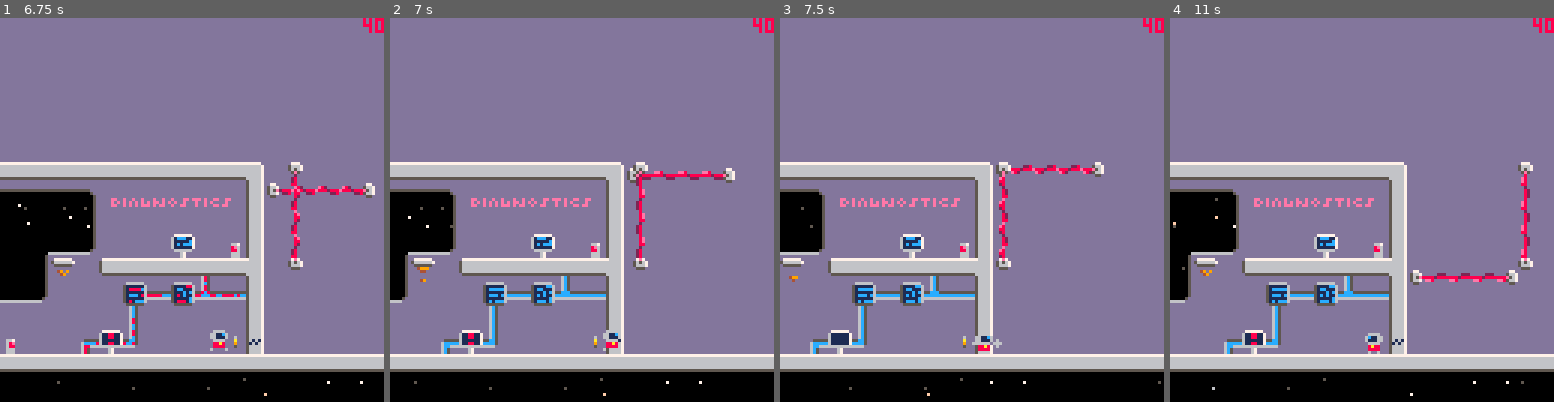
Above: before the commit, frames 1-4 (left to right).
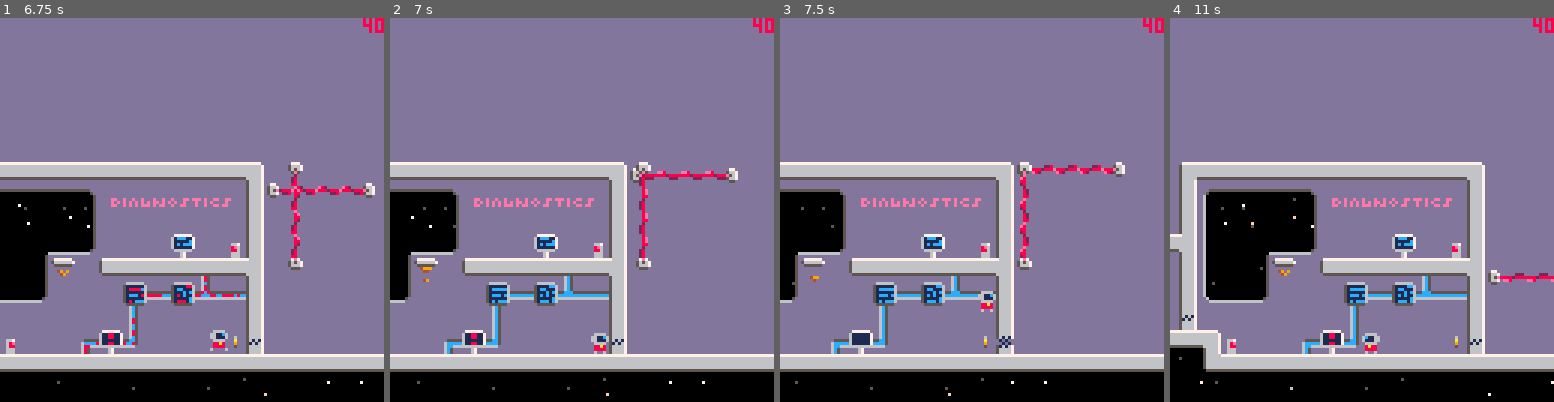
Above: after the commit, the same moments.

Repository: jgradim/gameoff-2020
Game: PICO-8 cartridge moonshot.p8
Two runs of this game, one before a commit and one after it. Both use one fixed random seed, a clock stepped at 60 frames per second and the inputs below.
Inputs:
- Up to frame 1 (6.75 s): tap X (X key) at 0.33, 1.07, 1.85, 2.97, 4.08, 5.2, 6.32 s; tap O (Z key) at 0.7, 1.7, 2.1, 2.5, 2.9, 3.3, 3.7, 4.1, 4.5, 4.9, 5.3, 5.7, 6.1, 6.5 s; hold Right 1.6-2.1 s; hold Up 2.15-2.42 s; hold Right 2.47-3.03 s; hold Left 3.08-3.58 s; hold Down 3.63-3.97 s; hold Right 4.02-4.68 s; hold Up 4.73-5.03 s; hold Left 5.08-5.68 s; hold Down 5.73-6.03 s; hold Right 6.08-6.58 s; hold Right from 6.63 s (still down)
- Up to frame 2 (7 s): keep holding Right; tap O (Z key) at 6.9 s
- Up to frame 3 (7.5 s): release Right at 7.13 s; hold Up 7.18-7.45 s; tap O (Z key) at 7.3 s; tap X (X key) at 7.43 s
- Up to frame 4 (11 s): hold Right 7.5-8.07 s; tap O (Z key) every 0.4 s from 7.7 to 10.9 s; hold Left 8.12-8.62 s; tap X (X key) at 8.55, 9.67, 10.78 s; hold Down 8.67-9 s; hold Right 9.05-9.72 s; hold Up 9.77-10.07 s; hold Left 10.12-10.72 s; hold Down from 10.77 s (still down)

Frame 1 is identical in both runs. In frame 2, 5.3% of the frame differs, in the area x 3-91%, y 37-99%; in frame 3, 11%; in frame 4, 22%, in the area x 0-100%, y 37-99%.

Commit message:
Resolve collisions in the correct direction
Closes #12

Diff:
--- a/moonshot.p8
+++ b/moonshot.p8
@@ -1197,24 +1197,24 @@
  if x.w<x.h then
   aim=phb.x<cl.x and "⬅️" or "➡️"
  else
-  aim=phb.y>cl.y and "⬆️" or "⬇️"
+  aim=phb.y<cl.y and "⬆️" or "⬇️"
  end
 
  if aim=="⬅️" then
-  p.dx=max(p.dx,0)
-  p.x+=max(clhb.x-phb.x-phb.w,0)
+  p.dx=min(p.dx,0)
+  p.x+=min(clhb.x-phb.x-phb.w,0)
   return aim
  elseif aim=="➡️" then
-  p.dx=min(p.dx,0)
-  p.x+=min(clhb.x+clhb.w-phb.x,0)
+  p.dx=max(p.dx,0)
+  p.x+=max(clhb.x+clhb.w-phb.x,0)
   return aim
  elseif aim=="⬆️" then
+  p.dy=min(p.dy,0)
+  p.y+=min(clhb.y-phb.y-phb.h,0)
+  return aim
+ elseif aim=="⬇️" then
   p.dy=max(p.dy,0)
   p.y+=max(clhb.y+clhb.h-phb.y,0)
-  return aim
- elseif aim=="⬇️" then
-  p.dy=min(p.dy,0)
-  p.y+=min(clhb.y-phb.y-phb.h,0)
   return aim
  end
 end
